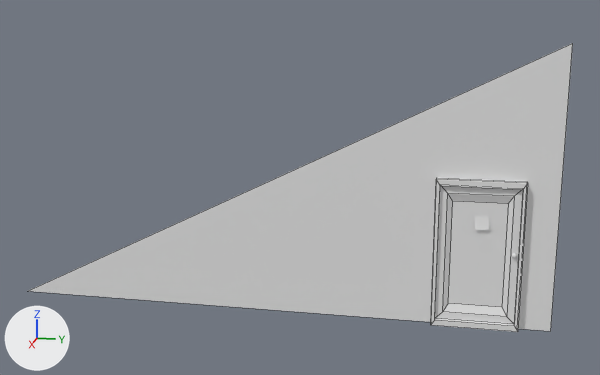
What one commit did to the Blender file Assets/3Dmodels/House/Staircase.blend.
The view is the same before and after, from a 50 mm camera at (22.69, 13.35, 9.48) aimed at (0.0, 8.81, 3.81). Every picture has the same lights, and +X, +Y and +Z are marked at lower left. Mesh edges are drawn as thin lines on the coarser meshes.
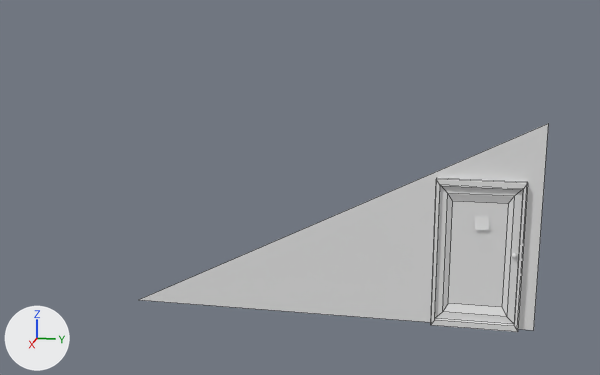
The newer file is also rescaled (x1.357), turned or shifted as a whole; pictures and numbers use the older file's frame.

Boxes [x1, y1, x2, y2] around the edits, measured in the pictures (600 x 375 px):
'Plane', reshaped (25% narrower, 28% shorter)
    before: [29, 43, 573, 331]
    after: [139, 123, 549, 330]

The edits, one by one:
me_plane_001 has 3 vertices, 1 face and spans x -8.0..0.0, y 0.0..16.0, z 0.0.
me_plane_001 is used by ob_plane; location (0.0, 0.0, 0.0); rotation (0.0, 1.571, 0.0), in degrees (0, 90, 0).
Part 1, on me_plane_001:
Vertex 0 of me_plane_001 moves from (0.0, 0.0, 0.0) at pixel (27, 291) to (0.0, 3.7, 0.0) at pixel (138, 299).
Vertex 1 of me_plane_001 moves from (0.0, 16.0, 0.0) at pixel (550, 331) to (0.0, 15.5, 0.0) at pixel (533, 330).
Vertex 2 of me_plane_001 moves from (-8.0, 16.0, 0.0) at pixel (572, 43) to (-5.9, 15.5, 0.0) at pixel (548, 123).
